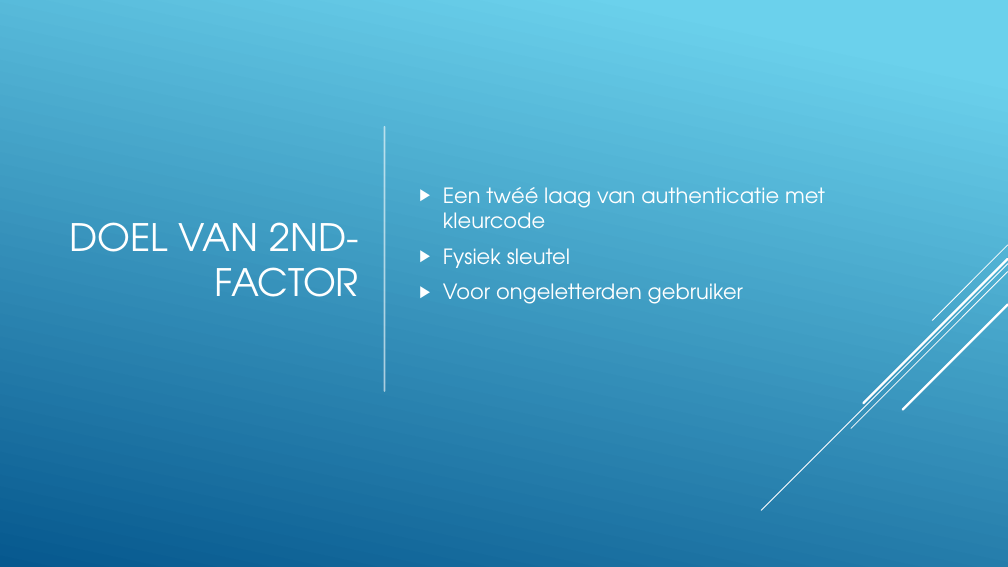
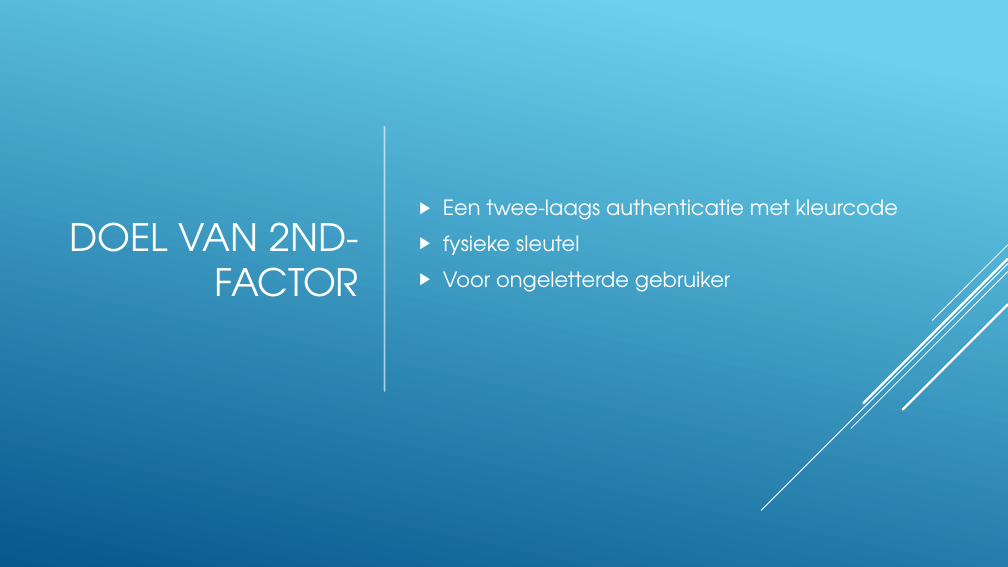
Before and after one commit to 2nd-factor/docs, a slide deck: slide 3 of 2nd-Factor.pptx. Drawn at 1008x567 pixels with LibreOffice and Linux fonts; fonts in the diff are those of the drawing. Boxes give left, top, right and bottom in pixels: in the first picture for what was removed or moved away, otherwise in the second. Text is boxed around its words. In the diff, an @@ line names an element or a change of style, - is before the commit and + after.

```diff
--- a/2nd-Factor.pptx
+++ b/2nd-Factor.pptx
@@ text at (443,199,898,292): text changed @@
-▶ Een twéé laag van authenticatie met kleurcode
-▶ Fysiek sleutel
-▶ Voor ongeletterden gebruiker
+▶ Een twee-laags authenticatie met kleurcode
+▶ fysieke sleutel
+▶ Voor ongeletterde gebruiker
```
Also in this commit, not shown: 2 other slides changed.
